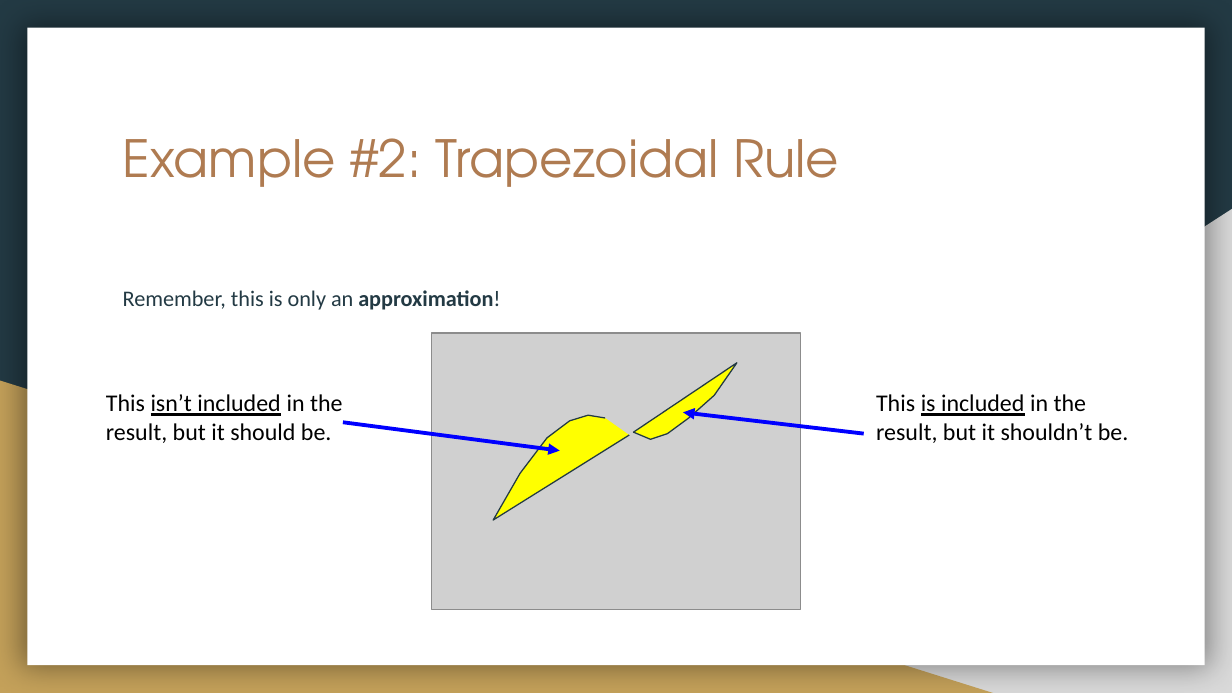
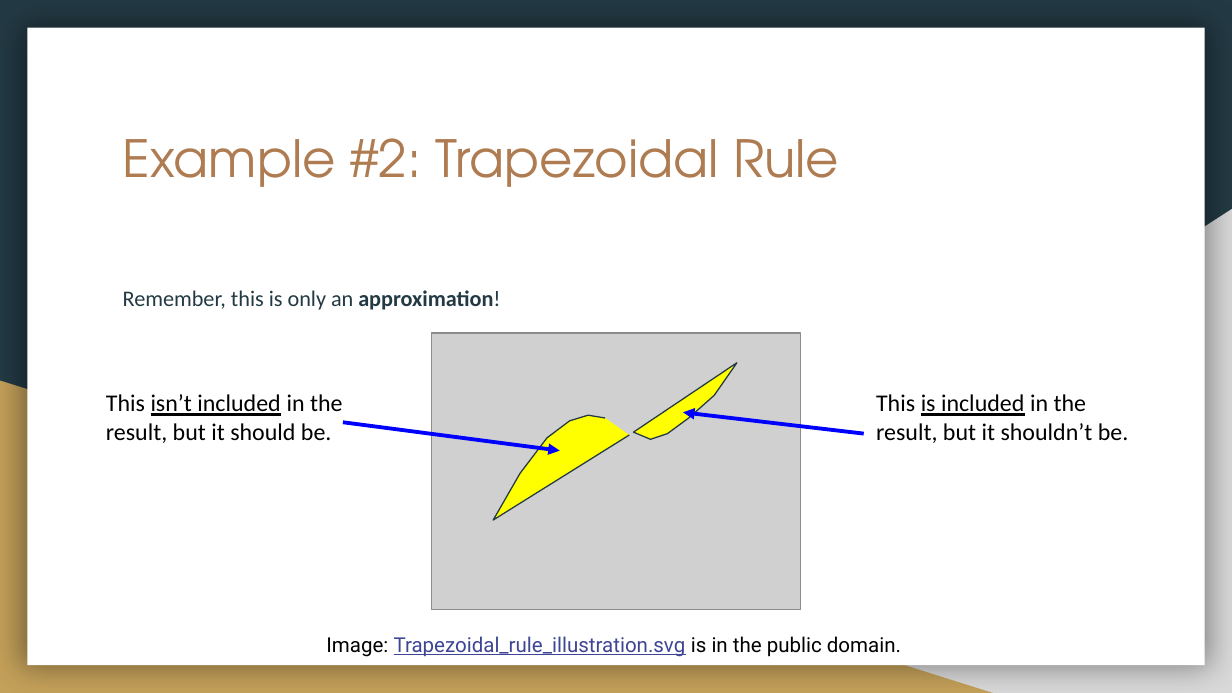
Before and after one commit to shodor-education/petascale-semester-curriculum, a slide deck: slide 12 of units/2/lessons/6/resources/petascale-lesson-2.6-slides.pptx. Drawn at 1232x693 pixels with LibreOffice and Linux fonts; fonts in the diff are those of the drawing; grey boxes stand for pictures. Boxes give left, top, right and bottom in pixels: in the first picture for what was removed or moved away, otherwise in the second. Text is boxed around its words. In the diff, an @@ line names an element or a change of style, - is before the commit and + after.

Commit message:
Replace images with CC versions

```diff
--- a/units/2/lessons/6/resources/petascale-lesson-2.6-slides.pptx
+++ b/units/2/lessons/6/resources/petascale-lesson-2.6-slides.pptx
@@ text added at [326,636,901,657], 12 pt, text #3D4594, underline @@
+Image: Trapezoidal_rule_illustration.svg is in the public domain.
```
Also in this commit, not shown: 7 other slides changed.
